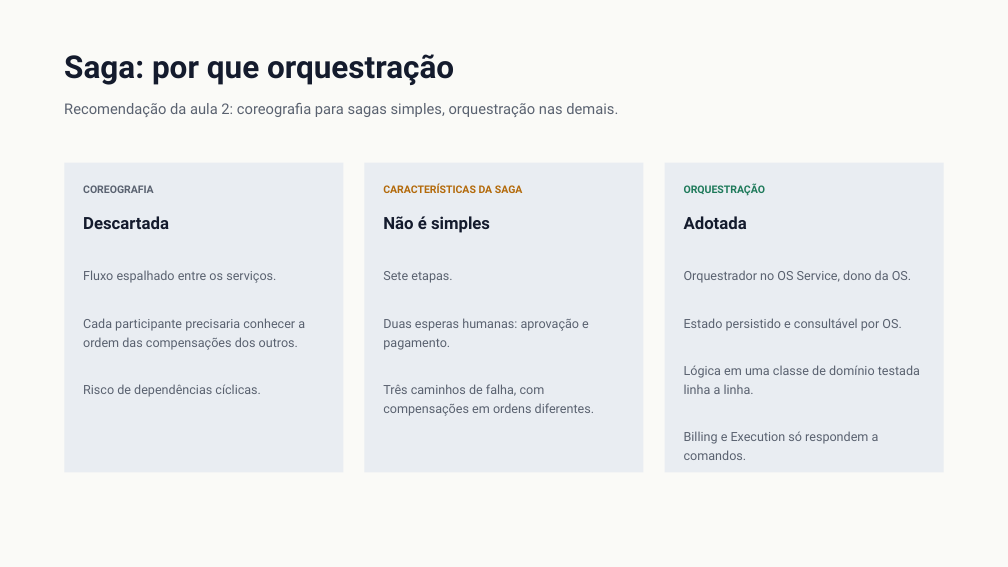
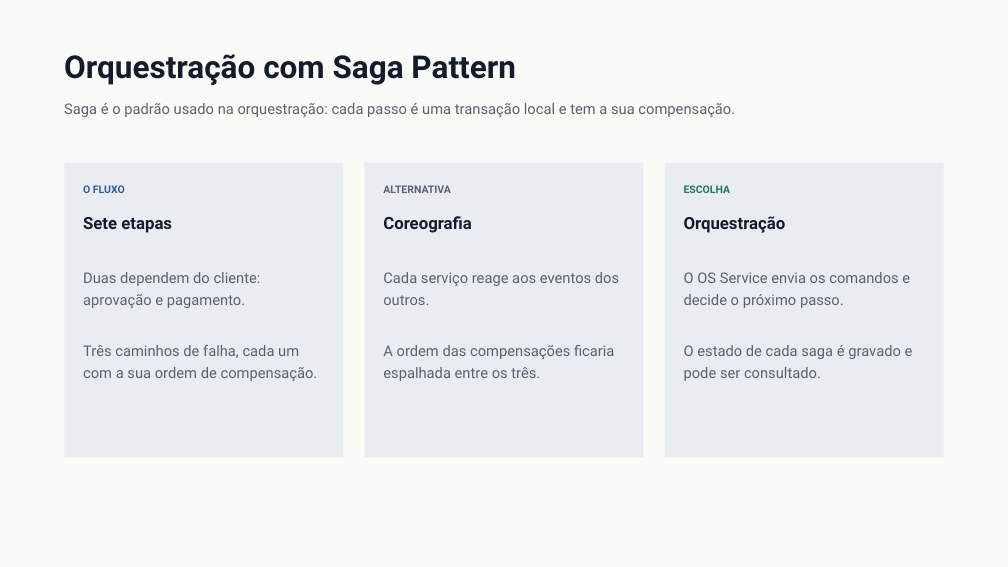
Before and after one commit to Guilherme-Fumagali/tech-challenge-1, a slide deck: slide 6 of docs/tech-challenge-4/apresentacao.pptx. Drawn at 1008x567 pixels with LibreOffice and Linux fonts; fonts in the diff are those of the drawing. Boxes give left, top, right and bottom in pixels: in the first picture for what was removed or moved away, otherwise in the second. Text is boxed around its words. In the diff, an @@ line names an element or a change of style, - is before the commit and + after.

```diff
--- a/docs/tech-challenge-4/apresentacao.pptx
+++ b/docs/tech-challenge-4/apresentacao.pptx
@@ text at [64, 54, 515, 85]: text changed @@
-Saga: por que orquestração
+Orquestração com Saga Pattern
@@ text at [64, 103, 735, 117]: text changed @@
-Recomendação da aula 2: coreografia para sagas simples, orquestração nas demais.
+Saga é o padrão usado na orquestração: cada passo é uma transação local e tem a sua compensação.
@@ rectangle: place and size @@
-rectangle at [64, 163, 343, 473]
+rectangle at [64, 163, 343, 457]
@@ rectangle: place and size @@
-rectangle at [364, 163, 644, 473]
+rectangle at [364, 163, 644, 457]
@@ rectangle: place and size @@
-rectangle at [665, 163, 944, 473]
+rectangle at [665, 163, 944, 457]
@@ text at [83, 185, 125, 193]: text changed; text colour #5A6270 to #2B5C9B @@
-COREOGRAFIA
+O FLUXO
@@ text at [383, 185, 451, 193]: text changed; text colour #B36A0B to #5A6270 @@
-CARACTERÍSTICAS DA SAGA
+ALTERNATIVA
@@ text added at [684, 185, 731, 193], 10 pt, text #1E7A5A, bold @@
+ESCOLHA
@@ text at [83, 217, 172, 233]: text changed @@
-Descartada
+Sete etapas
@@ text at [383, 216, 471, 233]: text changed @@
-Não é simples
+Coreografia
@@ text at [684, 216, 786, 233]: text changed; size 10 to 16 pt; text colour #1E7A5A to #141B2D @@
-ORQUESTRAÇÃO
+Orquestração
@@ text removed at [684, 216, 747, 229] @@
-Adotada
@@ text at [83, 272, 318, 381]: text changed; size 12 to 14 pt @@
-Fluxo espalhado entre os serviços.
-Cada participante precisaria conhecer a ordem das compensações dos outros.
-Risco de dependências cíclicas.
+Duas dependem do cliente: aprovação e pagamento.
+Três caminhos de falha, cada um com a sua ordem de compensação.
@@ text at [383, 272, 619, 381]: text changed; size 12 to 14 pt @@
-Sete etapas.
-Duas esperas humanas: aprovação e pagamento.
-Três caminhos de falha, com compensações em ordens diferentes.
+Cada serviço reage aos eventos dos outros.
+A ordem das compensações ficaria espalhada entre os três.
@@ text at [684, 272, 913, 381]: text changed; size 12 to 14 pt @@
-Orquestrador no OS Service, dono da OS.
-Estado persistido e consultável por OS.
-Lógica em uma classe de domínio testada linha a linha.
-Billing e Execution só respondem a comandos.
+O OS Service envia os comandos e decide o próximo passo.
+O estado de cada saga é gravado e pode ser consultado.
```
Also in this commit, not shown: 8 other slides changed, 8 slides added, 8 slides removed, 1 other file.
